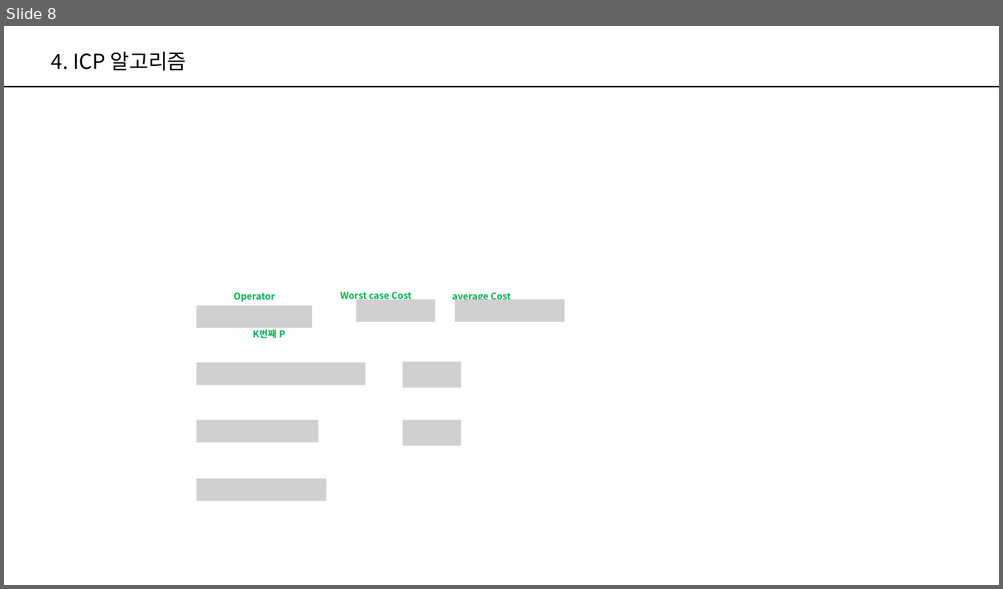
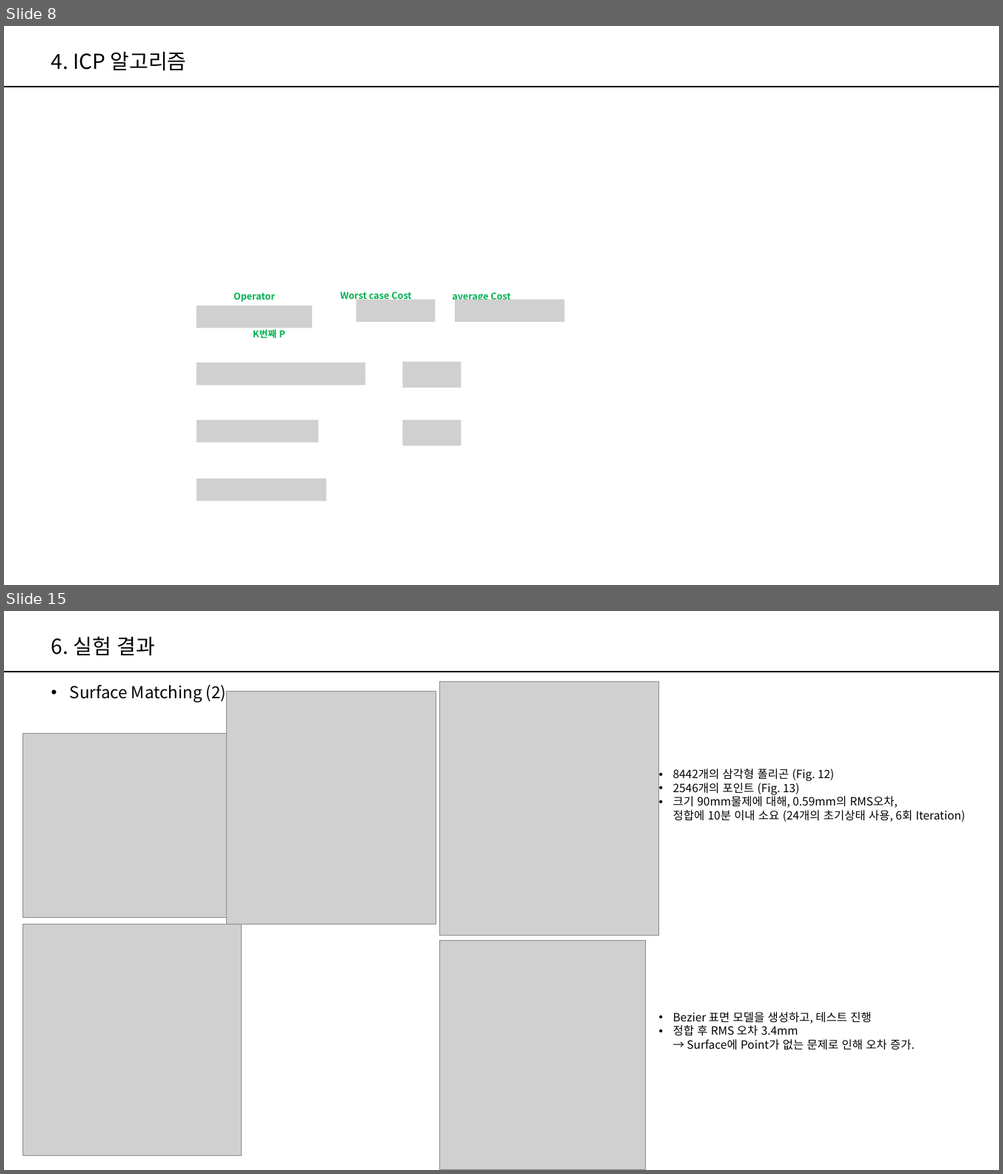
Before and after one commit to PeterykSong/PeterykSong.github.io, a slide deck: _robotics/_materials/A Method for Registration of 3-D Shapes.pptx. Shown one above the other, each under a label of ours: slide 8 before the commit, slides 8 and 15 after it; the slides between them are not shown. The pictures are 1003x589 and 1003x1174 pixels, drawn with LibreOffice and Linux fonts; fonts in the diff are those of the drawing; grey boxes stand for pictures. Boxes give left, top, right and bottom in pixels: in the first picture for what was removed or moved away, otherwise in the second. Text is boxed around its words. In the diff, an @@ line names an element or a change of style, - is before the commit and + after.

```diff
--- a/_robotics/_materials/A Method for Registration of 3-D Shapes.pptx
+++ b/_robotics/_materials/A Method for Registration of 3-D Shapes.pptx
@@ slide 15 added at <box>4,611,999,1170</box>, background #FFFFFF; not listed: 1 template element that a slide beside it also shows @@
@@ title added at <box>51,636,156,656</box>, 20 pt, text #000000 @@
+6. 실험 결과
@@ text added at <box>70,685,227,703</box>, 16 pt, text #000000 @@
+• Surface Matching (2)
@@ picture added at <box>226,692,436,925</box> @@
@@ picture added at <box>440,681,659,936</box> @@
@@ picture added at <box>23,733,227,918</box> @@
@@ text added at <box>673,769,965,822</box>, 11 pt, text #000000 @@
+• 8442개의 삼각형 폴리곤 (Fig. 12)
+• 2546개의 포인트 (Fig. 13)
+• 크기 90mm물제에 대해, 0.59mm의 RMS오차,
+  정합에 10분 이내 소요 (24개의 초기상태 사용, 6회 Iteration)
@@ picture added at <box>23,925,242,1156</box> @@
@@ picture added at <box>440,941,646,1170</box> @@
@@ text added at <box>673,1012,914,1051</box>, 11 pt, text #000000 @@
+• Bezier 표면 모델을 생성하고, 테스트 진행
+• 정합 후 RMS 오차 3.4mm
+  → Surface에 Point가 없는 문제로 인해 오차 증가.
```
Also in this commit, not shown: 5 slides changed, 5 other slides added, 3 slides removed.
